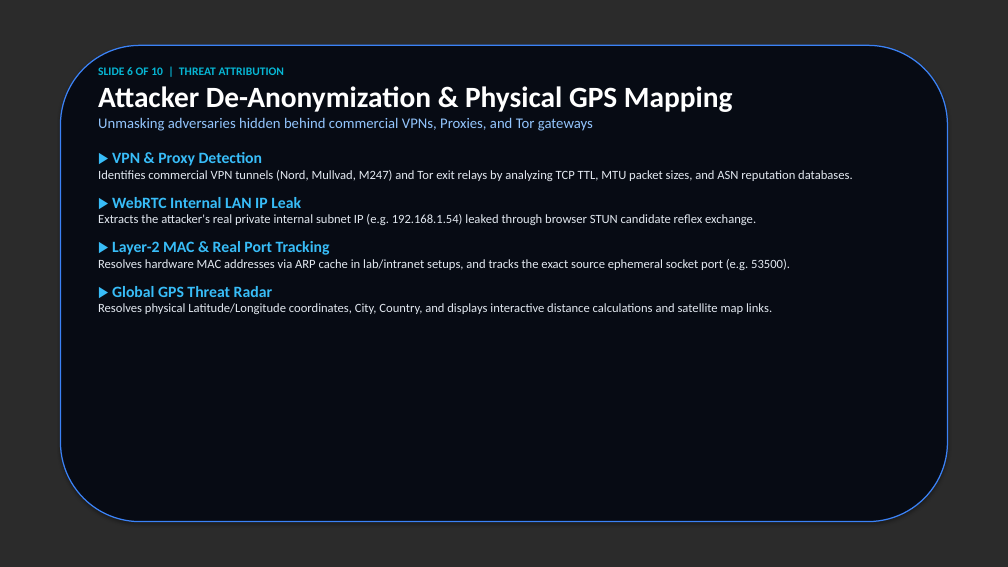
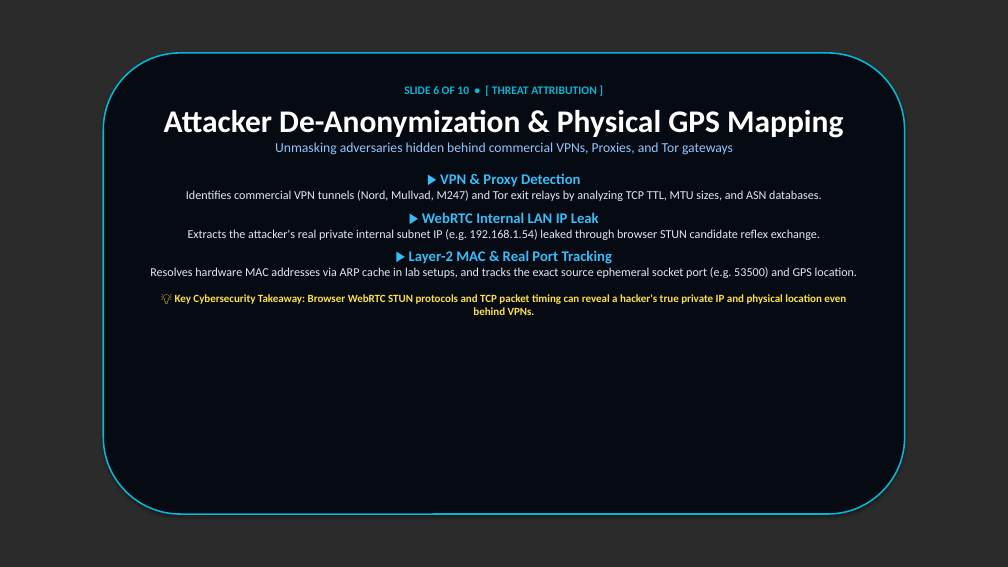
Before and after one commit to kushal-naga-sai-balaji/CyberShield, a slide deck: slide 6 of frontend/public/CyberShield_Presentation.pptx. Drawn at 1008x567 pixels with LibreOffice and Linux fonts; fonts in the diff are those of the drawing; background and template pictures are left out; a plain dark background stands for a picture behind light text. Boxes give left, top, right and bottom in pixels: in the first picture for what was removed or moved away, otherwise in the second. Text is boxed around its words. In the diff, an @@ line names an element or a change of style, - is before the commit and + after.

Commit message:
Update PowerPoint and Slide Viewer with centered symmetrical card layout over background images

```diff
--- a/frontend/public/CyberShield_Presentation.pptx
+++ b/frontend/public/CyberShield_Presentation.pptx
@@ rounded rectangle: place and size @@
-rounded rectangle at (60, 45, 948, 522)
+rounded rectangle at (104, 53, 905, 514)
@@ rounded rectangle at (104, 53, 905, 514): fill #070B14 to #060A13; outline #3B82F6 1.2 pt to #06B6D4 1.5 pt @@
@@ text "SLIDE 6 OF 10 • ...": place and size @@
-text "SLIDE 6 OF 10 • ..." at (98, 67, 853, 314)
+text "SLIDE 6 OF 10 • ..." at (150, 86, 857, 315)
@@ text at (404, 86, 597, 94): text changed @@
-SLIDE 6 OF 10 | THREAT ATTRIBUTION
+SLIDE 6 OF 10 • [ THREAT ATTRIBUTION ]
@@ text at (164, 110, 843, 264): size 28 to 30 pt in "Attacker De-Anonymization & Physical GPS Mapping"; size 14 to 13 pt in "Unmasking adversaries hidden behind commercial VPNs, Proxies ..."; size 15 to 14 pt in "▶ VPN & Proxy Detection", "▶ WebRTC Internal LAN IP Leak", "▶ Layer-2 MAC & Real Port Tracking"; size 12 to 11.5 pt in "Extracts the attacker's real private internal subnet ..."; alignment left to centre; more space between paragraphs; less space between paragraphs @@
@@ text at (186, 190, 821, 201): text changed; size 12 to 11.5 pt @@
-Identifies commercial VPN tunnels (Nord, Mullvad, M247) and Tor exit relays by analyzing TCP TTL, MTU packet sizes, and ASN reputation databases.
+Identifies commercial VPN tunnels (Nord, Mullvad, M247) and Tor exit relays by analyzing TCP TTL, MTU sizes, and ASN databases.
@@ text at (150, 267, 857, 315): text changed; size 12 to 10.5 pt; text colour #E2E8F0 to #FDE047; bold on @@
-Resolves hardware MAC addresses via ARP cache in lab/intranet setups, and tracks the exact source ephemeral socket port (e.g. 53500).
-▶ Global GPS Threat Radar
-Resolves physical Latitude/Longitude coordinates, City, Country, and displays interactive distance calculations and satellite map links.
+Resolves hardware MAC addresses via ARP cache in lab setups, and tracks the exact source ephemeral socket port (e.g. 53500) and GPS location.
+💡 Key Cybersecurity Takeaway: Browser WebRTC STUN protocols and TCP packet timing can reveal a hacker's true private IP and physical location even behind VPNs.
```
Also in this commit, not shown: 8 other slides changed, 1 slide added, 1 slide removed, 3 other files.
